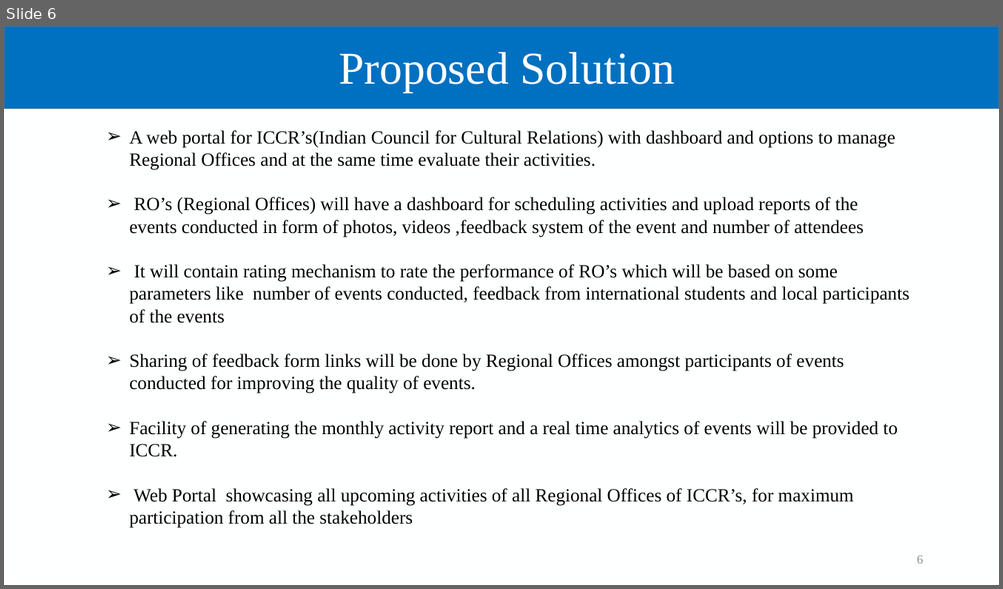
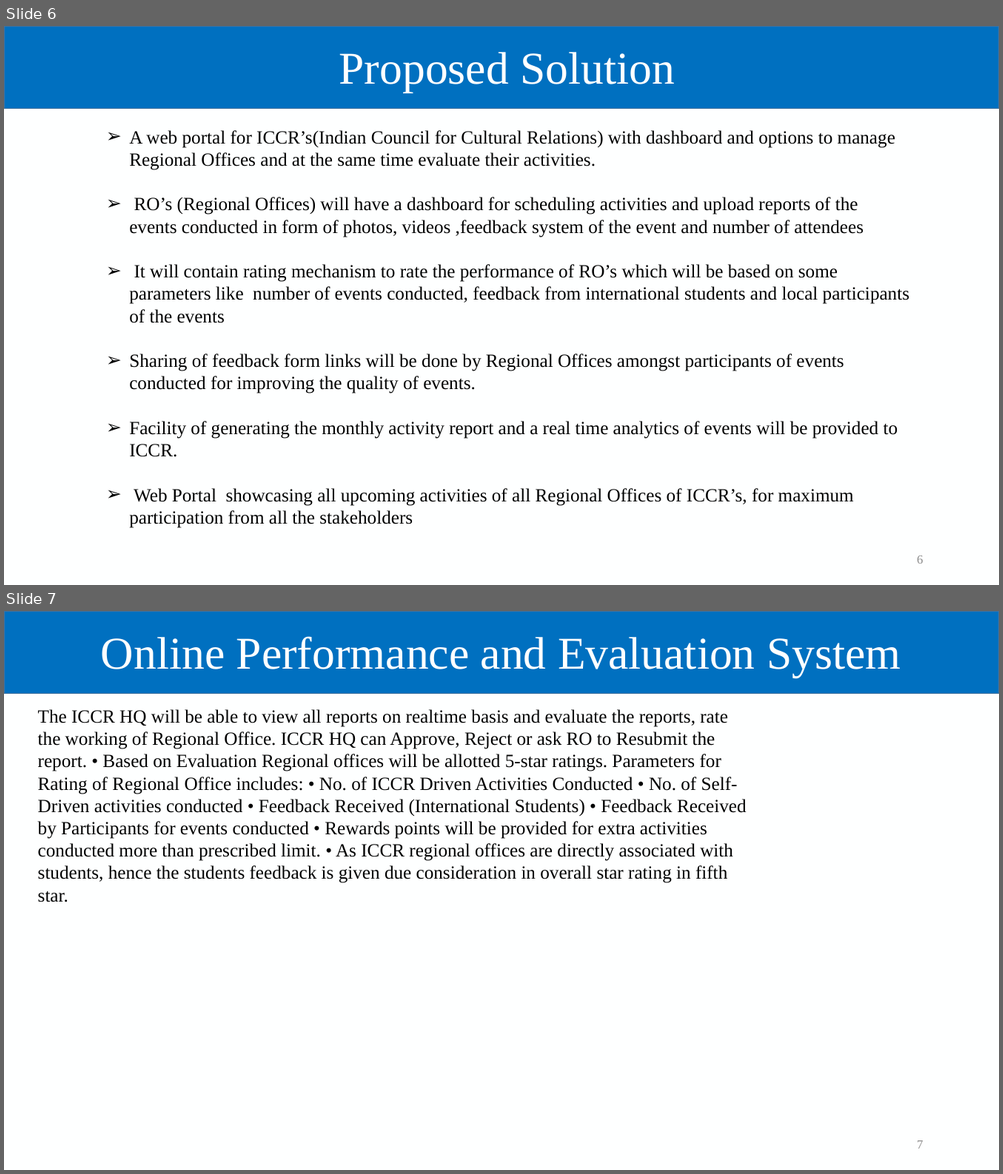
Before and after one commit to SHREYA1402/ICCRswebsite, a slide deck: Progress 1 submitted.pptx. Shown one above the other, each under a label of ours: slide 6 before the commit, slides 6 and 7 after it. The pictures are 1003x589 and 1003x1174 pixels, drawn with LibreOffice and Linux fonts; fonts in the diff are those of the drawing; background and template pictures are left out. Boxes give left, top, right and bottom in pixels: in the first picture for what was removed or moved away, otherwise in the second. Text is boxed around its words. In the diff, an @@ line names an element or a change of style, - is before the commit and + after.

```diff
--- a/Progress 1 submitted.pptx
+++ b/Progress 1 submitted.pptx
@@ slide 7 added at box(4, 611, 999, 1170), background #FEFFFF; not listed: 1 template element that a slide beside it also shows @@
@@ title added at box(101, 636, 900, 678), 44 pt, text #FFFFFF @@
+Online Performance and Evaluation System
@@ text added at box(38, 709, 746, 903), 18 pt, text #000000 @@
+The ICCR HQ will be able to view all reports on realtime basis and evaluate the reports, rate the working of Regional Office. ICCR HQ can Approve, Reject or ask RO to Resubmit the report. • Based on Evaluation Regional offices will be allotted 5-star ratings. Parameters for Rating of Regional Office includes: • No. of ICCR Driven Activities Conducted • No. of Self-Driven activities conducted • Feedback Received (International Students) • Feedback Received by Participants for events conducted • Rewards points will be provided for extra activities conducted more than prescribed limit. • As ICCR regional offices are directly associated with students, hence the students feedback is given due consideration in overall star rating in fifth star.
@@ page number added at box(916, 1141, 922, 1149), 12 pt, text #8C8C8C @@
+7
```
Also in this commit, not shown: 1 slide changed, 1 other file.
